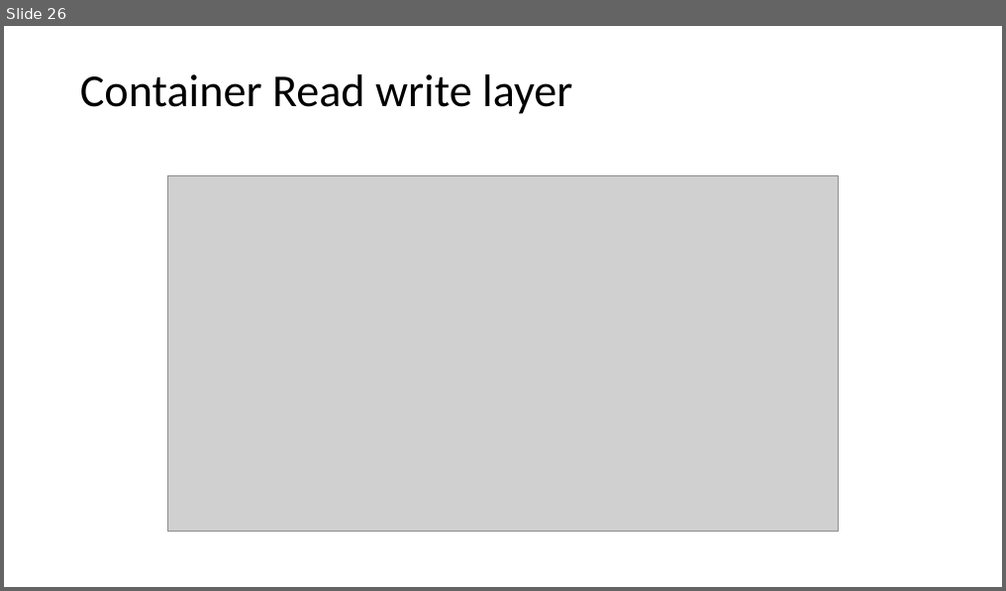
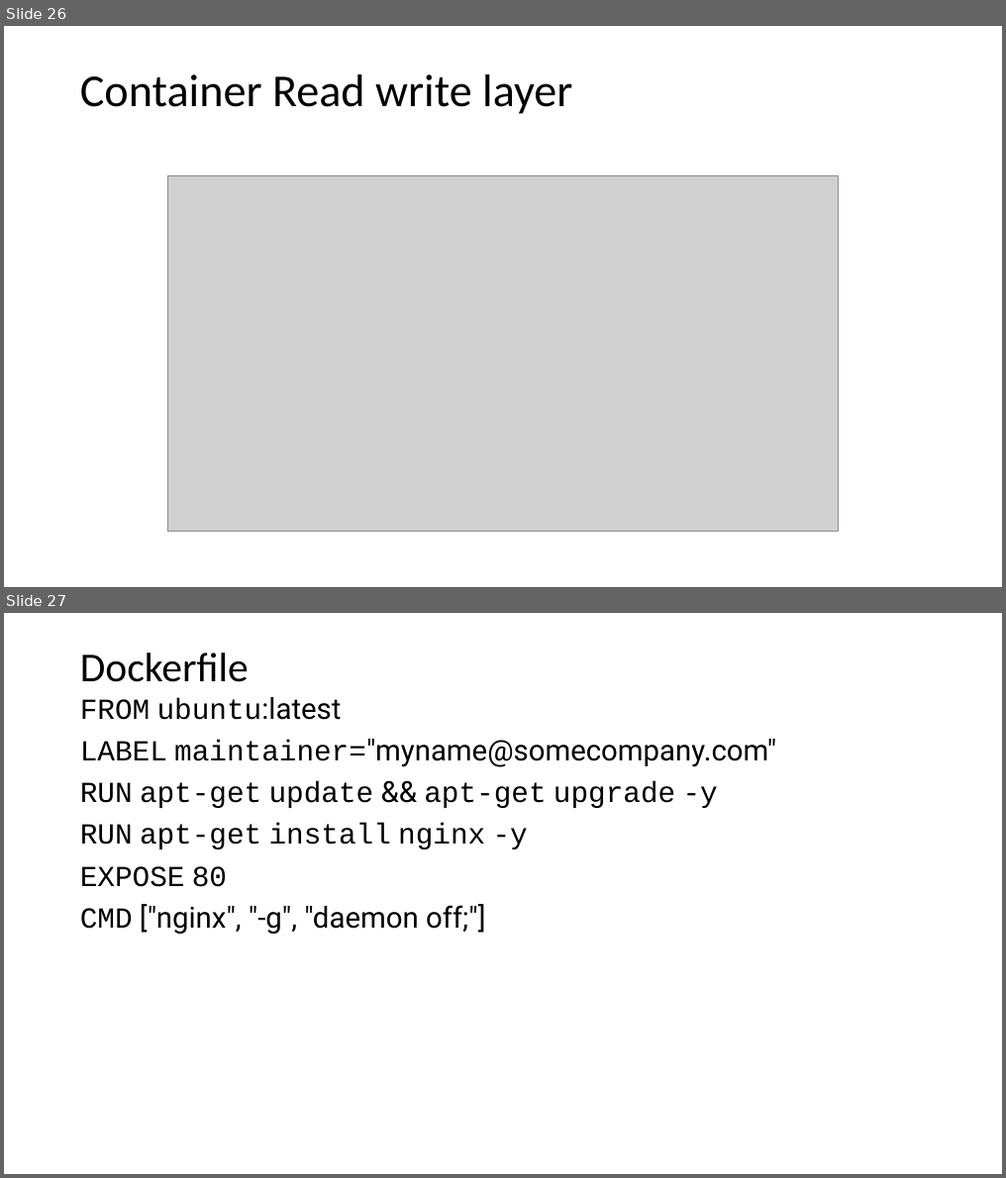
Before and after one commit to HariPython/docker, a slide deck: dockercommands.pptx. Shown one above the other, each under a label of ours: slide 26 before the commit, slides 26 and 27 after it. The pictures are 1006x591 and 1006x1178 pixels, drawn with LibreOffice and Linux fonts; fonts in the diff are those of the drawing; grey boxes stand for pictures. Boxes give left, top, right and bottom in pixels: in the first picture for what was removed or moved away, otherwise in the second. Text is boxed around its words. In the diff, an @@ line names an element or a change of style, - is before the commit and + after.

```diff
--- a/dockercommands.pptx
+++ b/dockercommands.pptx
@@ slide 27 added at <box>4,613,1002,1174</box>, background #FFFFFF @@
@@ title added at <box>80,653,249,682</box>, 39.6 pt, text #000000 @@
+Dockerfile
@@ text added at <box>80,698,776,934</box>, 28 pt, text #000000 @@
+FROM ubuntu:latest
+LABEL maintainer="myname@somecompany.com"
+RUN apt-get update && apt-get upgrade -y
+RUN apt-get install nginx -y
+EXPOSE 80
+CMD ["nginx", "-g", "daemon off;"]
```
Also in this commit, not shown: 6 other slides added, 21 other files.
